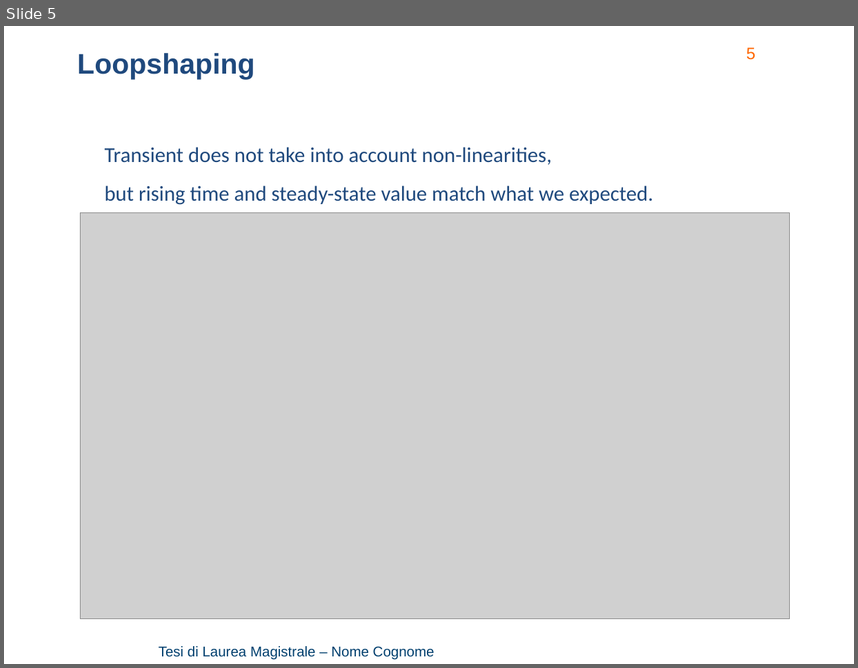
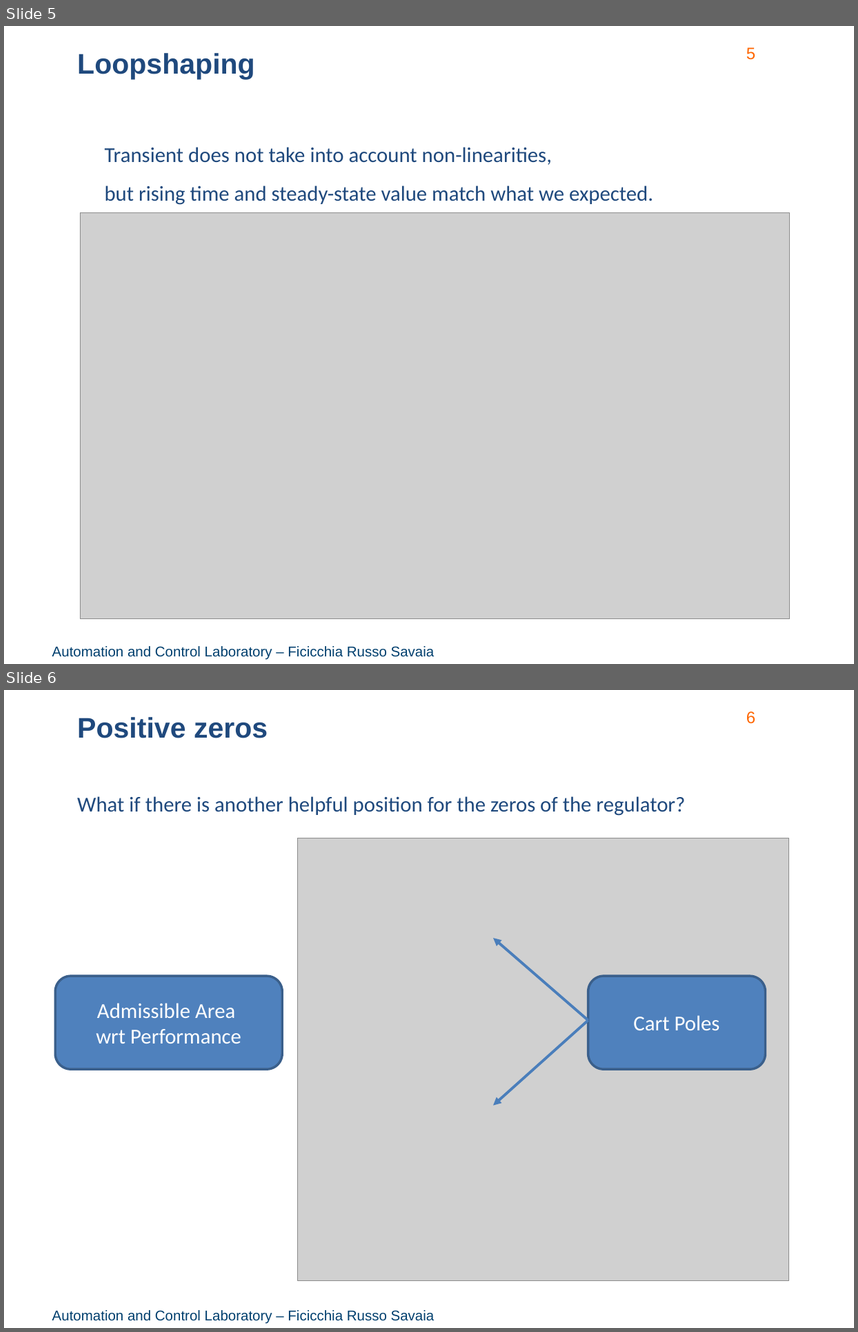
Before and after one commit to rssalessio/Control-Linear-Vibrations, a slide deck: finalPresentation/Part 3/Part3.pptx. Shown one above the other, each under a label of ours: slide 5 before the commit, slides 5 and 6 after it. The pictures are 858x668 and 858x1332 pixels, drawn with LibreOffice and Linux fonts; fonts in the diff are those of the drawing; grey boxes stand for pictures; background and template pictures are left out. Boxes give left, top, right and bottom in pixels: in the first picture for what was removed or moved away, otherwise in the second. Text is boxed around its words. In the diff, an @@ line names an element or a change of style, - is before the commit and + after.

```diff
--- a/finalPresentation/Part 3/Part3.pptx
+++ b/finalPresentation/Part 3/Part3.pptx
@@ slide 6 added at box(4, 690, 854, 1328), background picture (left out); not listed: 2 template elements that a slide beside it also shows @@
@@ text added at box(77, 717, 268, 738), 24 pt, text #1F497D, bold @@
+Positive zeros
@@ text added at box(77, 796, 685, 816), 18 pt, text #1F497D @@
+What if there is another helpful position for the zeros of the regulator?
@@ picture added at box(298, 838, 789, 1280) @@
@@ arrow added from (588, 1020) to (494, 938), #4B7EBC 2.25 pt @@
@@ rounded rectangle added at box(55, 976, 282, 1069), fill #4F81BD, outline #3A5F8C 2 pt, 18 pt, text #FFFFFF @@
+Admissible Area
+wrt Performance
@@ rounded rectangle added at box(588, 976, 766, 1069), fill #4F81BD, outline #3A5F8C 2 pt, 18 pt, text #FFFFFF @@
+Cart Poles
@@ arrow added from (588, 1020) to (494, 1105), #4B7EBC 2.25 pt @@
@@ slide 5 changed as well @@
@@ text at box(52, 646, 435, 659): text changed @@
-Tesi di Laurea Magistrale – Nome Cognome
+Automation and Control Laboratory – Ficicchia Russo Savaia
```
Also in this commit, not shown: 24 other slides changed, 1 other slide added.
